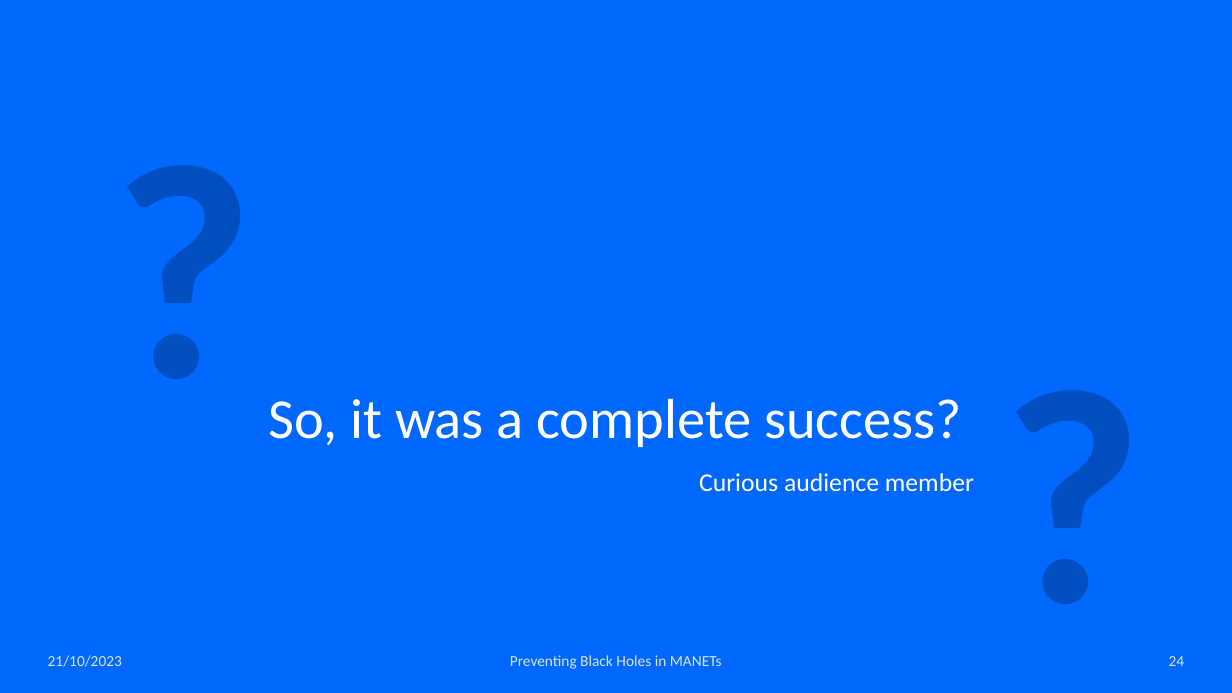
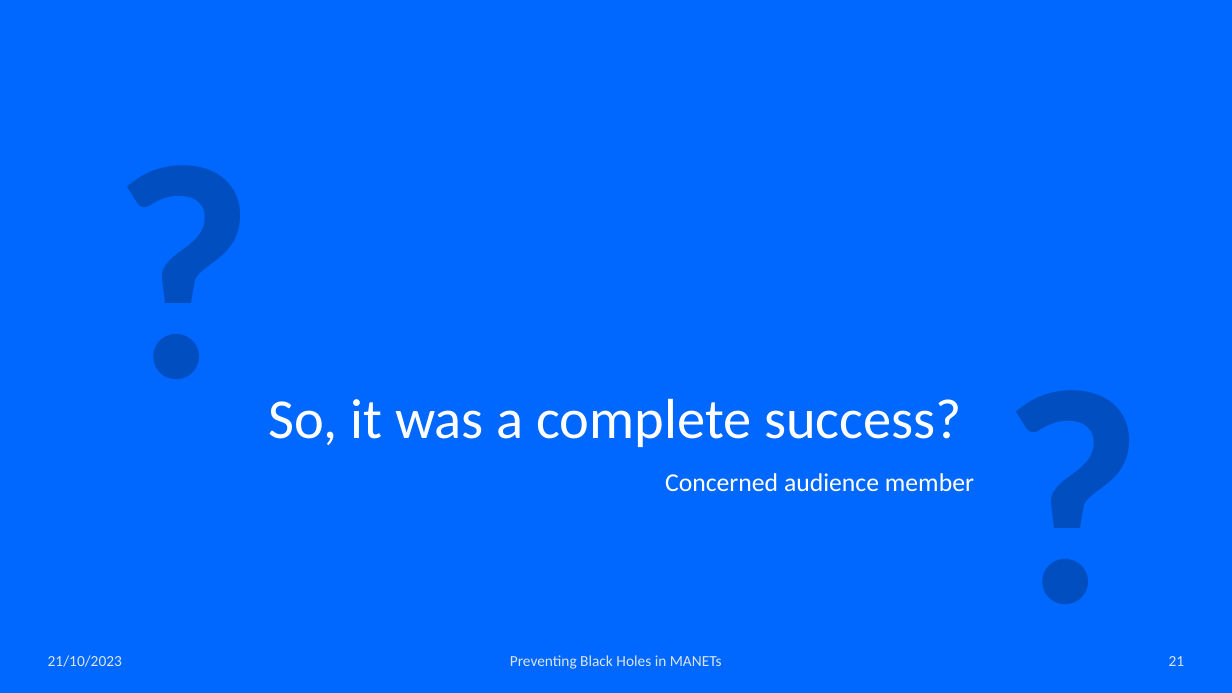
Before and after one commit to capstone11522manet/Manet11522-23-16, a slide deck: slide 21 of Presentation/Presentation.pptx (slide 24 before the commit). Drawn at 1232x693 pixels with LibreOffice and Linux fonts; fonts in the diff are those of the drawing. Boxes give left, top, right and bottom in pixels: in the first picture for what was removed or moved away, otherwise in the second. Text is boxed around its words. In the diff, an @@ line names an element or a change of style, - is before the commit and + after.

```diff
--- a/Presentation/Presentation.pptx
+++ b/Presentation/Presentation.pptx
@@ text at (665,473,974,492): text changed @@
-Curious audience member
+Concerned audience member
@@ page number at (1169,656,1185,666): text changed @@
-24
+21
```
Also in this commit, not shown: 8 other slides changed, 1 slide added.
